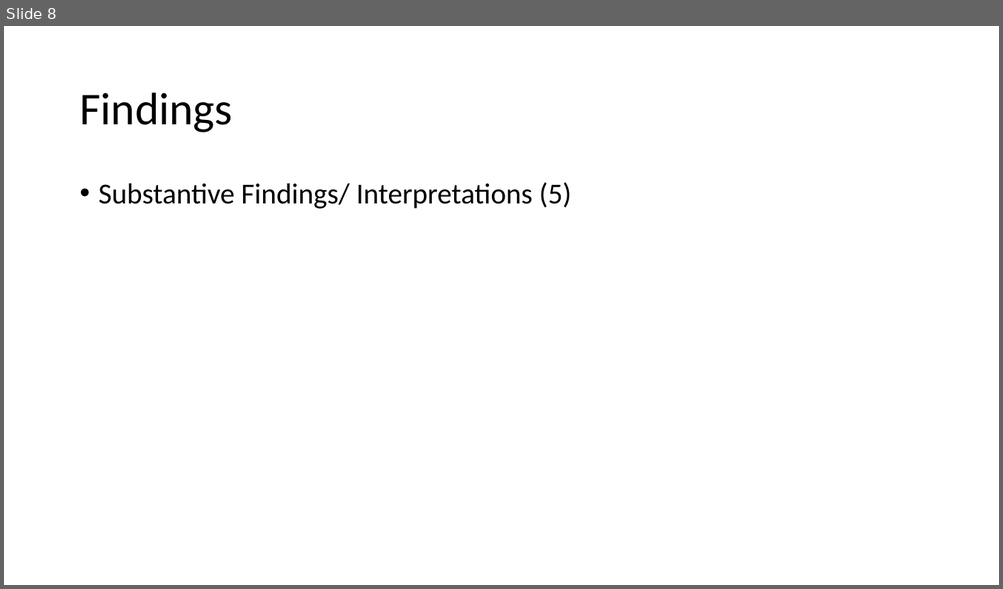
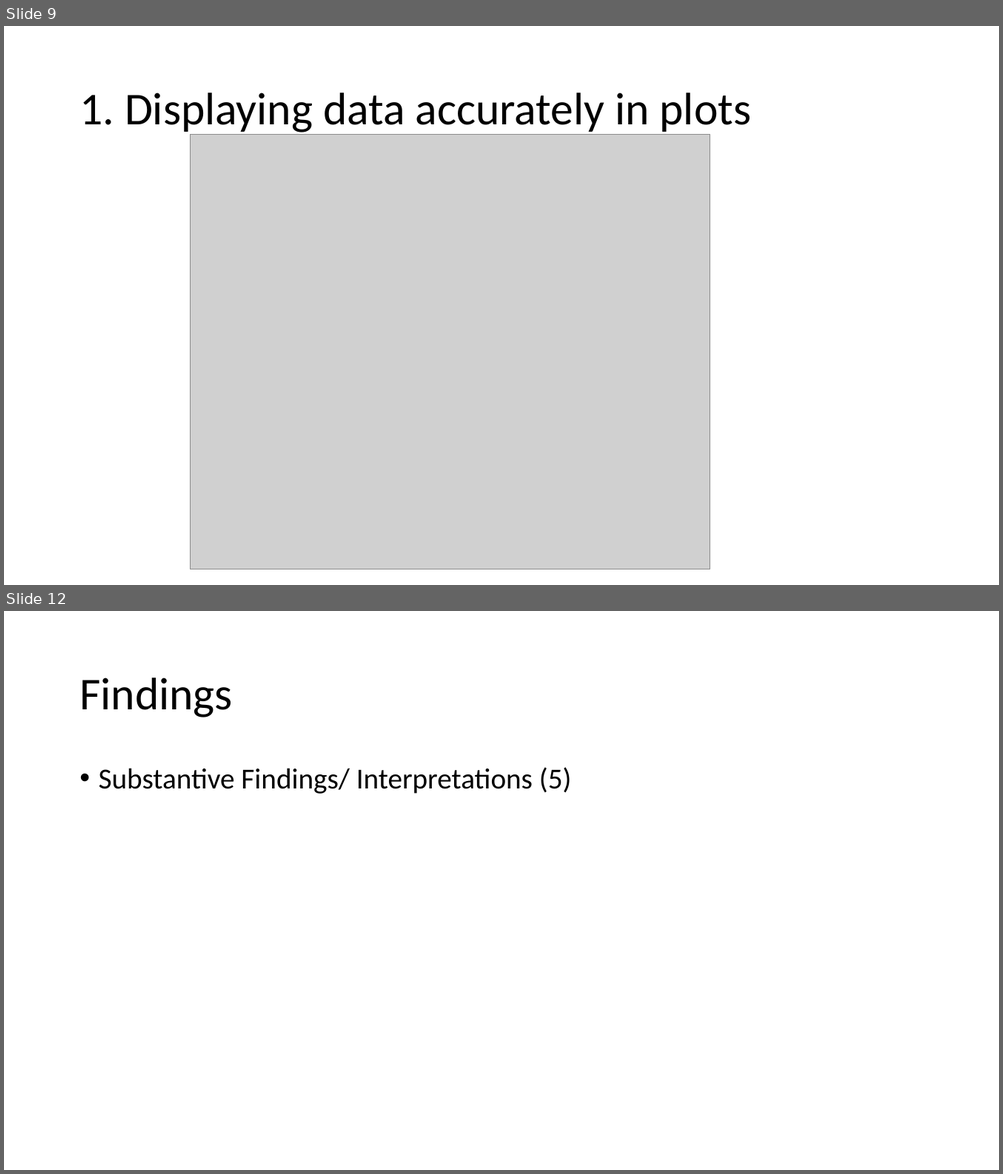
Before and after one commit to apedraza1234/socialfear, a slide deck: class_presentation.pptx. Shown one above the other, each under a label of ours: slide 8 before the commit, slides 9 and 12 after it; the slides between them are not shown. The pictures are 1003x589 and 1003x1174 pixels, drawn with LibreOffice and Linux fonts; fonts in the diff are those of the drawing; grey boxes stand for pictures. Boxes give left, top, right and bottom in pixels: in the first picture for what was removed or moved away, otherwise in the second. Text is boxed around its words. In the diff, an @@ line names an element or a change of style, - is before the commit and + after.

```diff
--- a/class_presentation.pptx
+++ b/class_presentation.pptx
@@ slide 9 added at (4,26,999,585), background #FFFFFF @@
@@ title added at (79,93,751,136), 44 pt, text #000000 @@
+1. Displaying data accurately in plots
@@ picture added at (190,134,710,570) @@
@@ what was slide 8 is now slide 12 @@
```
Also in this commit, not shown: 3 slides changed, 7 other slides added, 4 slides removed, 4 other files.
